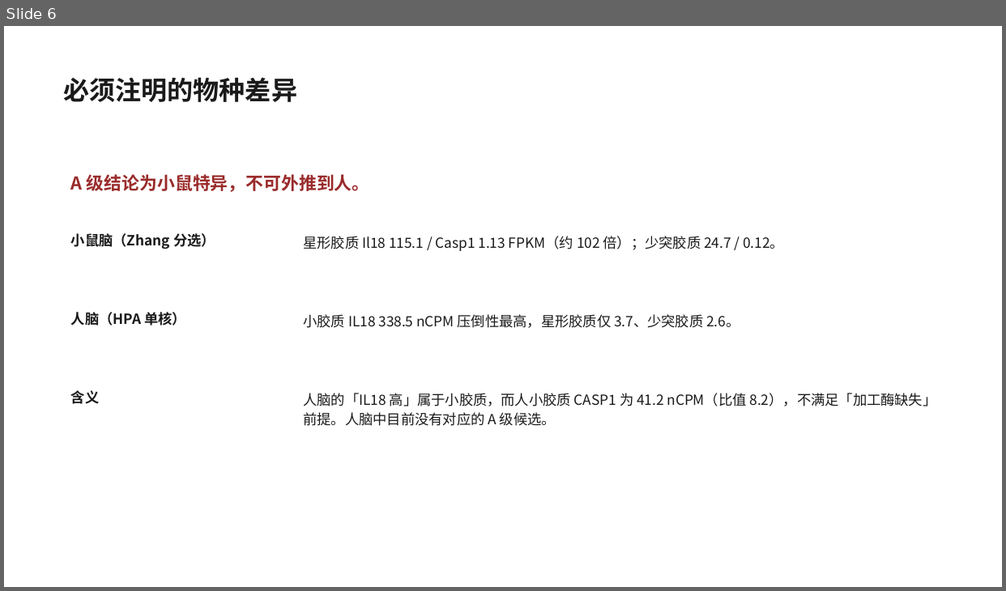
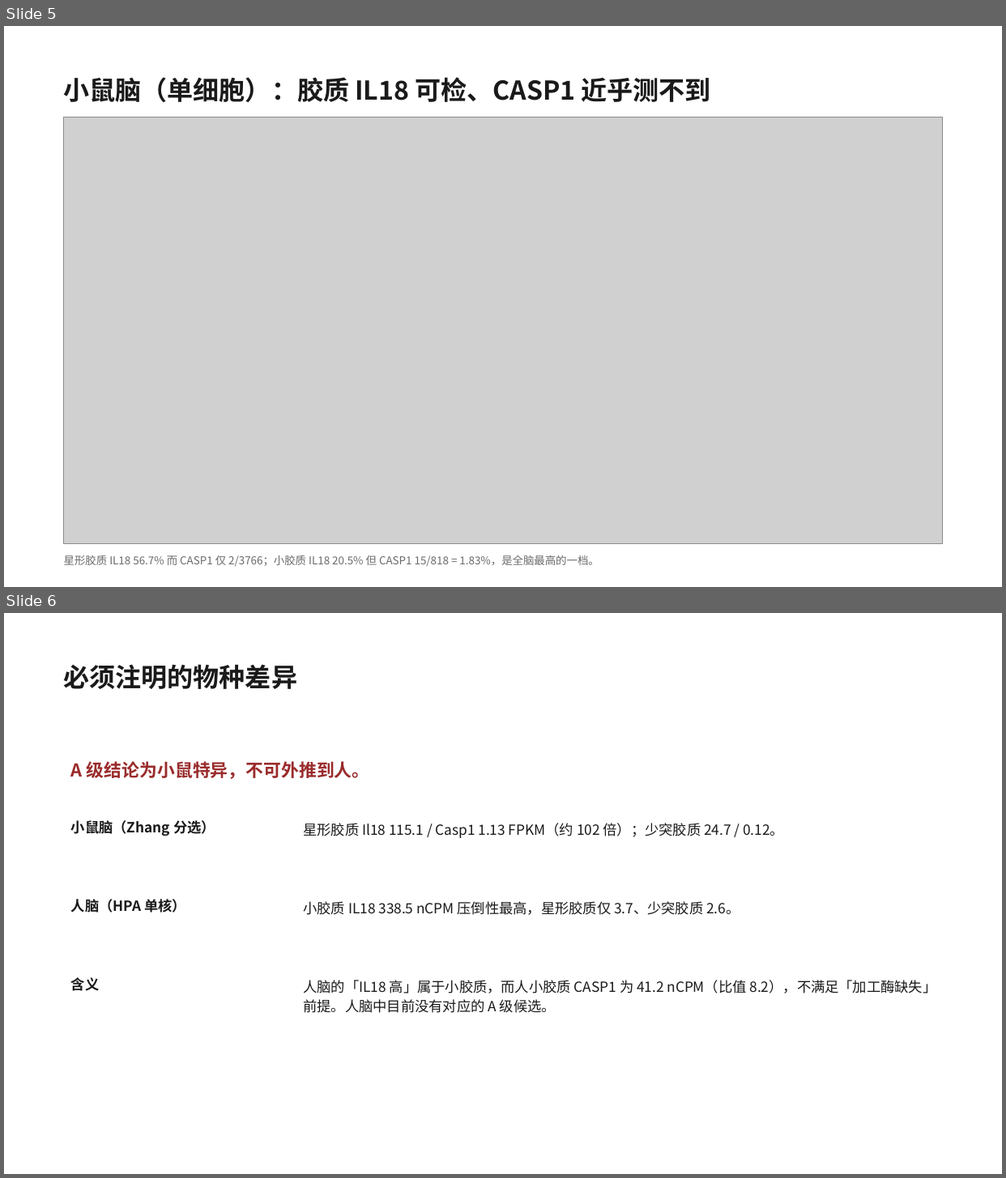
Before and after one commit to 7c96bzczcj-prog/aaa, a slide deck: il18_casp5organ/IL18_CASP_五器官筛选.pptx. Shown one above the other, each under a label of ours: slide 6 before the commit, slides 5 and 6 after it. The pictures are 1006x591 and 1006x1178 pixels, drawn with LibreOffice and Linux fonts; fonts in the diff are those of the drawing; grey boxes stand for pictures. Boxes give left, top, right and bottom in pixels: in the first picture for what was removed or moved away, otherwise in the second. Text is boxed around its words. In the diff, an @@ line names an element or a change of style, - is before the commit and + after.

```diff
--- a/il18_casp5organ/IL18_CASP_五器官筛选.pptx
+++ b/il18_casp5organ/IL18_CASP_五器官筛选.pptx
@@ slide 5 added at box(4, 26, 1002, 587), background #FFFFFF @@
@@ text added at box(64, 77, 711, 102), 25 pt, text #1A1A1A, bold @@
+小鼠脑（单细胞）：胶质 IL18 可检、CASP1 近乎测不到
@@ picture added at box(63, 118, 943, 544) @@
@@ text added at box(64, 556, 599, 566), 10.5 pt, text #6B6B6B @@
+星形胶质 IL18 56.7% 而 CASP1 仅 2/3766；小胶质 IL18 20.5% 但 CASP1 15/818 = 1.83%，是全脑最高的一档。
```
Also in this commit, not shown: 2 slides changed, 1 slide removed, 10 other files.
